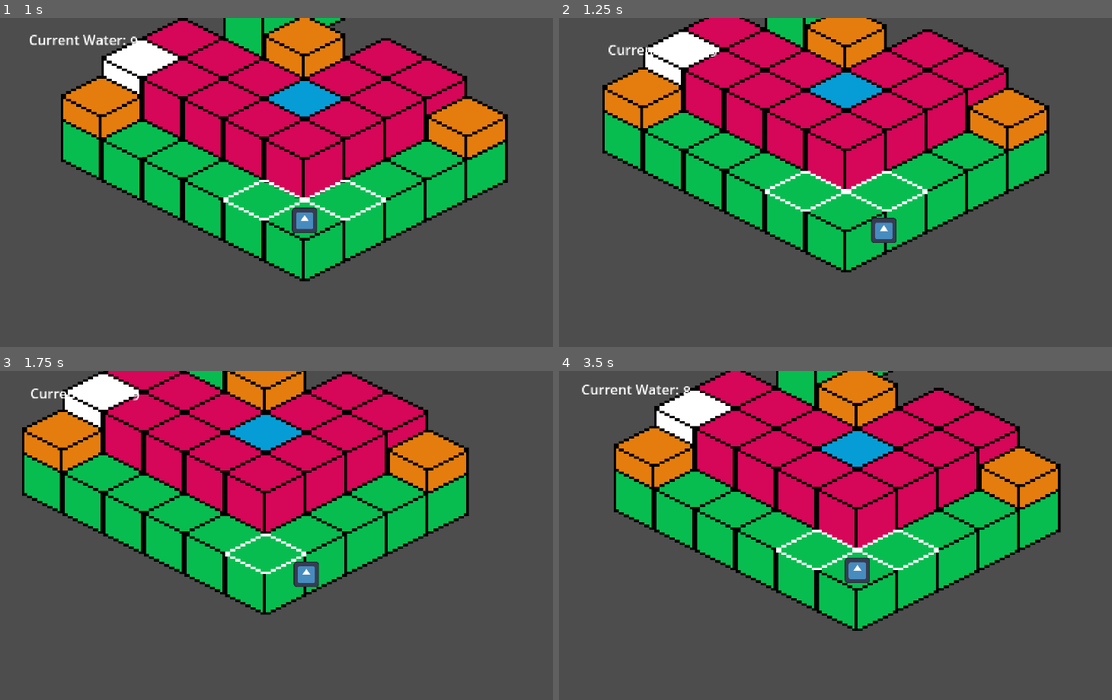
Above: before the commit, frames 1-4 (two rows, left to right).
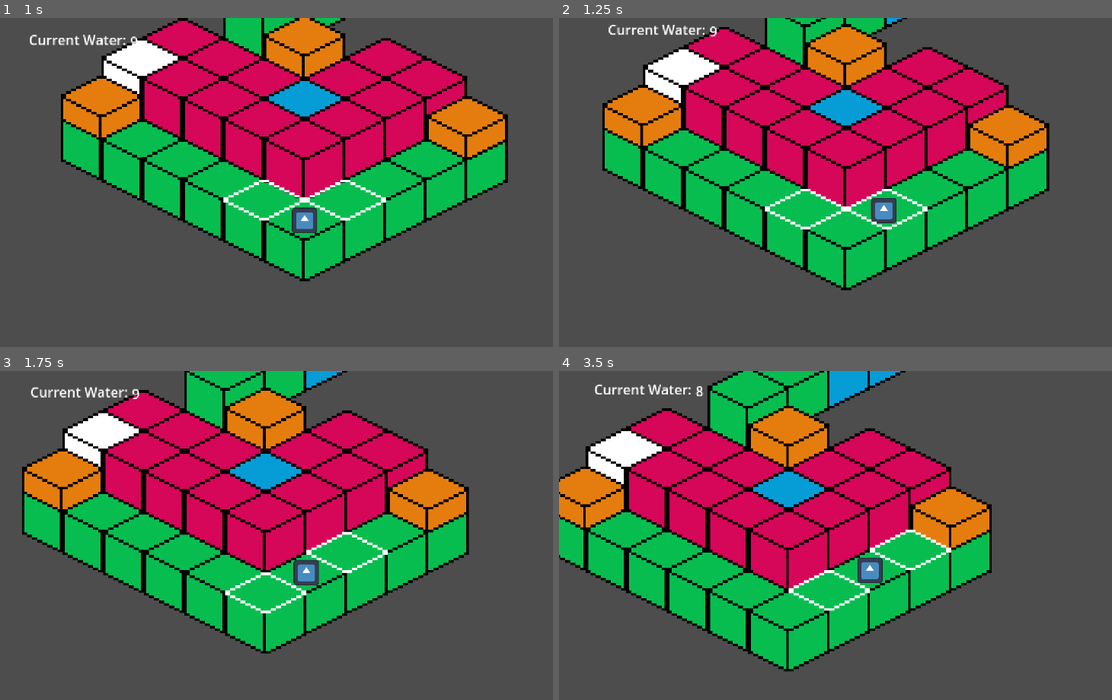
Above: after the commit, the same moments.

Repository: martinsi26/GameJam2024
Game: Godot game, scene res://Main.tscn
The game is run twice, just before and just after one commit, with the same random seed, the same clock (stepped at 60 frames per second) and the same inputs. The engine's default icon, where the game draws it, is replaced by a stand-in: a white triangle on a blue panel in a dark square. Sound files missing from this copy of the repository are replaced by a short silence.
Inputs:
- Up to frame 1 (1 s): tap Enter at 0.5 s; hold D (move_right) from 0.53 s (still down)
- Up to frame 2 (1.25 s): keep holding D (move_right)
- Up to frame 3 (1.75 s): release D (move_right) at 1.28 s; hold S (move_down) from 1.28 s (still down)
- Up to frame 4 (3.5 s): release S (move_down) at 2.03 s; hold D (move_right) 2.03-2.78 s; tap Space at 2.75 s; hold W (move_up) from 2.78 s (still down)

Frame 1 is identical in both runs. In frame 2, 24% of the frame differs, in the area x 7-89%, y 0-83%; in frame 3, 37%; in frame 4, 47%, in the area x 0-91%, y 0-92%.

Commit message:
fixes. mvp implementation of timer

Diff:
--- a/gamejam2024/Fish/Fish.gd
+++ b/gamejam2024/Fish/Fish.gd
@@ -125,19 +125,19 @@
 		elif Input.is_action_just_pressed("move_down"):	# S key (down-right)
 			if !current_neighbors[3]:
 				return
-			target_tile = current_neighbors[3].pos
+			tt = current_neighbors[3].pos
 			ttd = current_neighbors[3].data
 			tl = current_neighbors[3].pos.z
 		elif Input.is_action_just_pressed("move_left"):	# A key (down-left)
 			if !current_neighbors[2]:
 				return
-			target_tile = current_neighbors[2].pos
+			tt = current_neighbors[2].pos
 			ttd = current_neighbors[2].data
 			tl = current_neighbors[2].pos.z
 		elif Input.is_action_just_pressed("move_right"): # D key (up-right)
 			if !current_neighbors[1]:
 				return
-			target_tile = current_neighbors[1].pos
+			tt = current_neighbors[1].pos
 			ttd = current_neighbors[1].data
 			tl = current_neighbors[1].pos.z
 		#elif Input.is_action_just_pressed("hop_in_place"):
